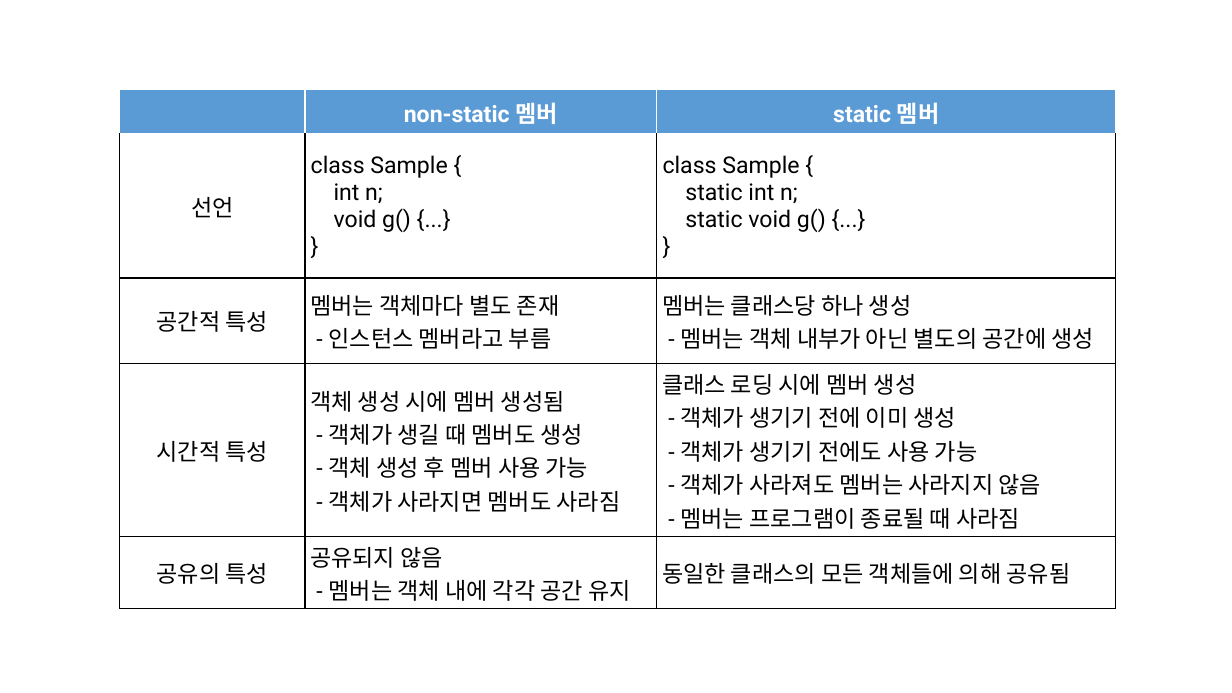
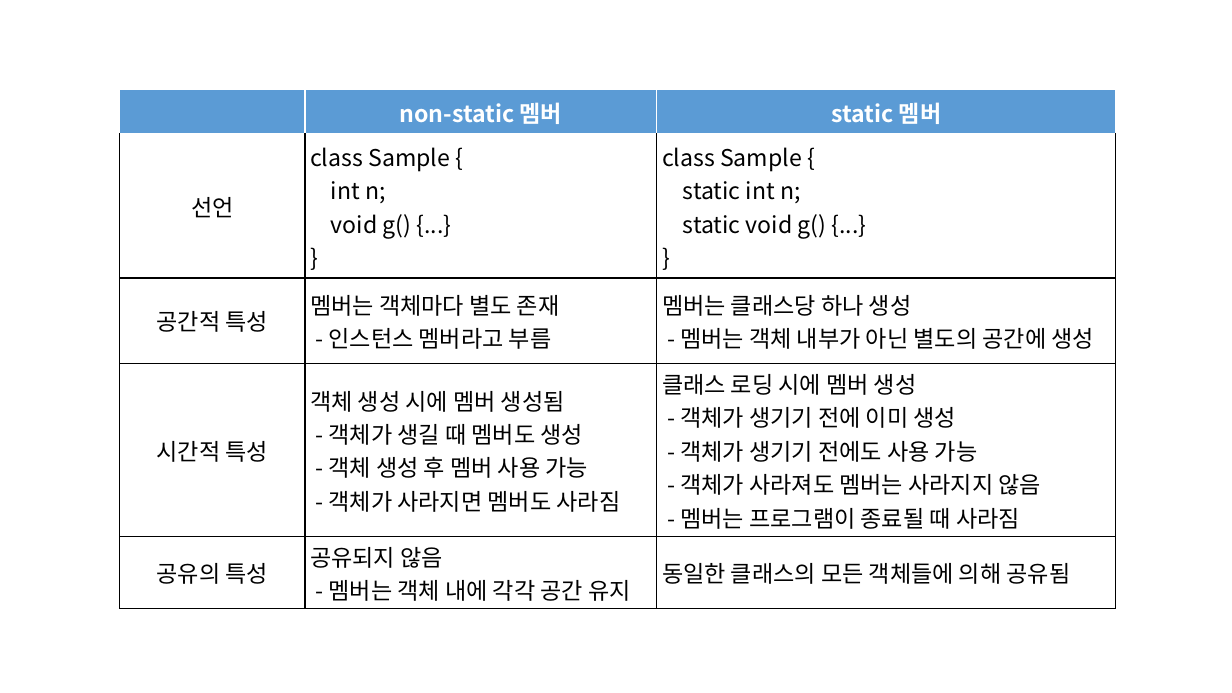
Before and after one commit to Rap0d/rap0d.github.io, a slide deck: slide 3 of assets/form/matrix.pptx. Drawn at 1232x693 pixels with LibreOffice and Linux fonts; fonts in the diff are those of the drawing. Boxes give left, top, right and bottom in pixels: in the first picture for what was removed or moved away, otherwise in the second. Text is boxed around its words. In the diff, an @@ line names an element or a change of style, - is before the commit and + after.

```diff
--- a/assets/form/matrix.pptx
+++ b/assets/form/matrix.pptx
@@ table at [120,90,1116,609] @@
-row 2, column 2: class Sample { int n; void g() {...} }
+row 2, column 2: class Sample { / int n; / void g() {...} / }
-row 2, column 3: class Sample { static int n; static void g() {...} }
+row 2, column 3: class Sample { / static int n; / static void g() {...} / }
-row 3, column 2: 멤버는 객체마다 별도 존재 - 인스턴스 멤버라고 부름
+row 3, column 2: 멤버는 객체마다 별도 존재 / - 인스턴스 멤버라고 부름
-row 3, column 3: 멤버는 클래스당 하나 생성 - 멤버는 객체 내부가 아닌 별도의 공간에 생성
+row 3, column 3: 멤버는 클래스당 하나 생성 / - 멤버는 객체 내부가 아닌 별도의 공간에 생성
-row 4, column 2: 객체 생성 시에 멤버 생성됨 - 객체가 생길 때 멤버도 생성 - 객체 생성 후 멤버 사용 가능 - 객체가 사라지면 멤버도 사라짐
+row 4, column 2: 객체 생성 시에 멤버 생성됨 / - 객체가 생길 때 멤버도 생성 / - 객체 생성 후 멤버 사용 가능 / - 객체가 사라지면 멤버도 사라짐
-row 4, column 3: 클래스 로딩 시에 멤버 생성 - 객체가 생기기 전에 이미 생성 - 객체가 생기기 전에도 사용 가능 - 객체가 사라져도 멤버는 사라지지 않음 - 멤버는 프로그램이 종료될 때 사라짐
+row 4, column 3: 클래스 로딩 시에 멤버 생성 / - 객체가 생기기 전에 이미 생성 / - 객체가 생기기 전에도 사용 가능 / - 객체가 사라져도 멤버는 사라지지 않음 / - 멤버는 프로그램이 종료될 때 사라짐
-row 5, column 2: 공유되지 않음 - 멤버는 객체 내에 각각 공간 유지
+row 5, column 2: 공유되지 않음 / - 멤버는 객체 내에 각각 공간 유지
@@ font Roboto to Noto Sans CJK KR in "non-static 멤버", "static 멤버", "선언", "공간적 특성" and 3 more places @@
```
Also in this commit, not shown: 10 other slides changed, 3 slides added, 6 other files.
